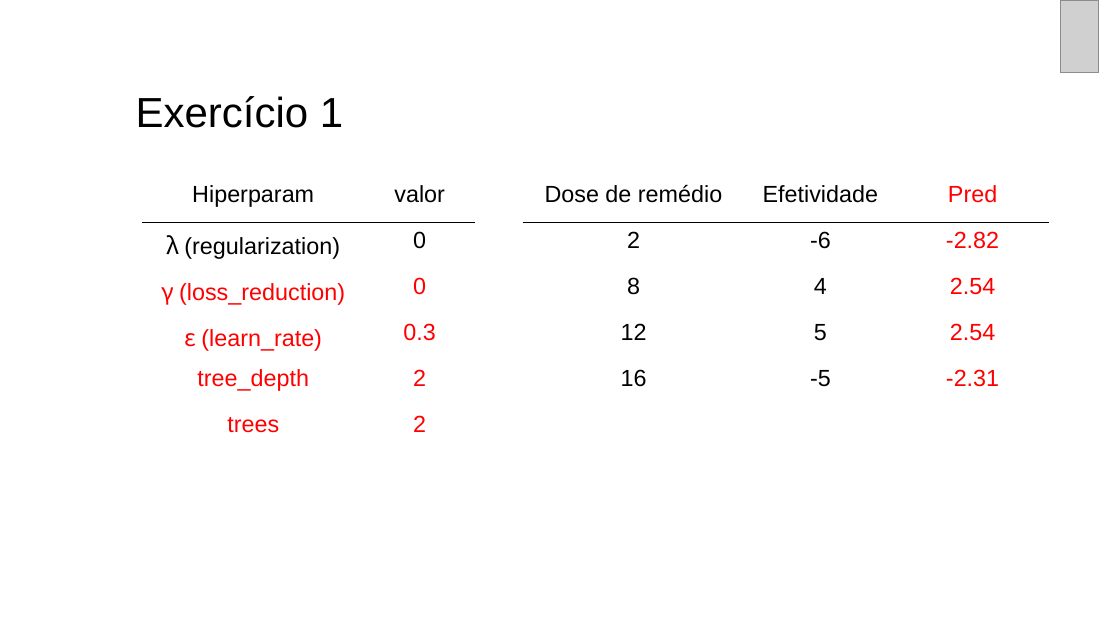
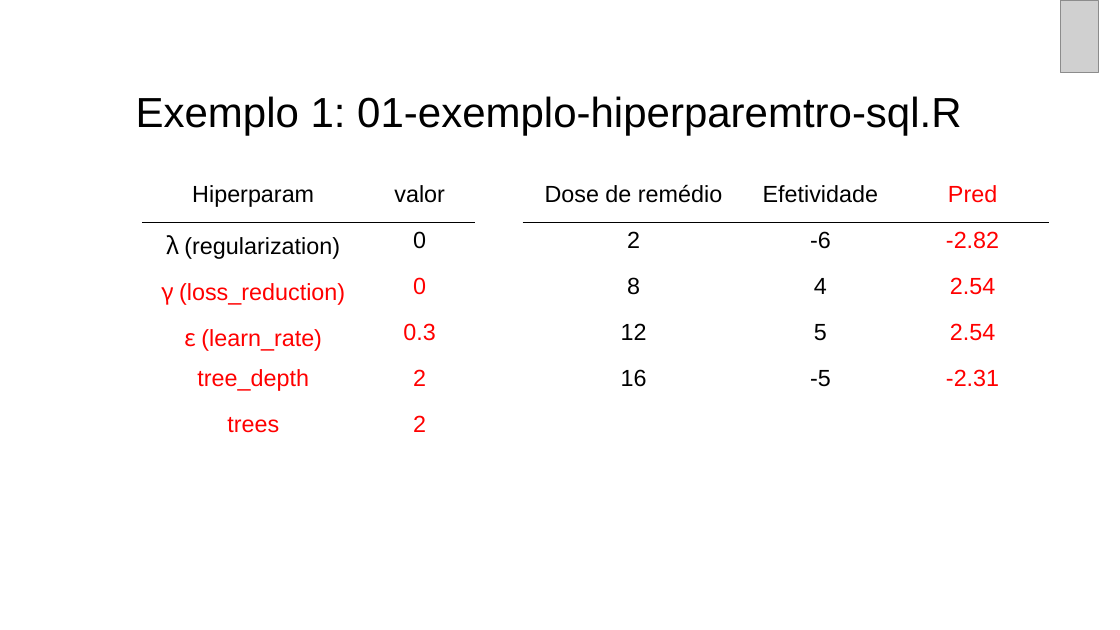
Before and after one commit to curso-r/202010-xgboost, a slide deck: slide 8 of slides/slides_xgb_teoria_e_passo_a_passo.pptx. Drawn at 1120x630 pixels with LibreOffice and Linux fonts; fonts in the diff are those of the drawing; grey boxes stand for pictures. Boxes give left, top, right and bottom in pixels: in the first picture for what was removed or moved away, otherwise in the second. Text is boxed around its words. In the diff, an @@ line names an element or a change of style, - is before the commit and + after.

```diff
--- a/slides/slides_xgb_teoria_e_passo_a_passo.pptx
+++ b/slides/slides_xgb_teoria_e_passo_a_passo.pptx
@@ text at (136,96,961,135): text changed @@
-Exercício 1
+Exemplo 1: 01-exemplo-hiperparemtro-sql.R
```
Also in this commit, not shown: 1 other slide changed, 1 other file.
